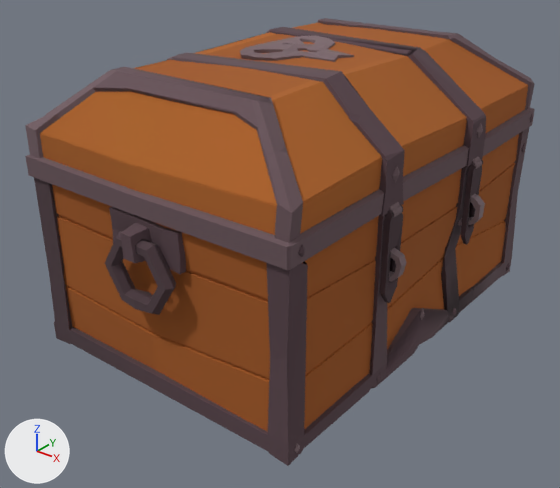
A saved change to the FBX model Assets/Models/Chest.fbx.
One viewpoint serves both versions: a 50 mm camera at (2.79, -3.73, 2.7) aimed at (0.0, -0.24, 0.54). Lighting does not change. The marker at lower left points along +X, +Y and +Z. Where no turn or scale is listed for an object, it has been applied to the vertices. Vertices at the same position are counted once.

The first picture shows 'Chest'.
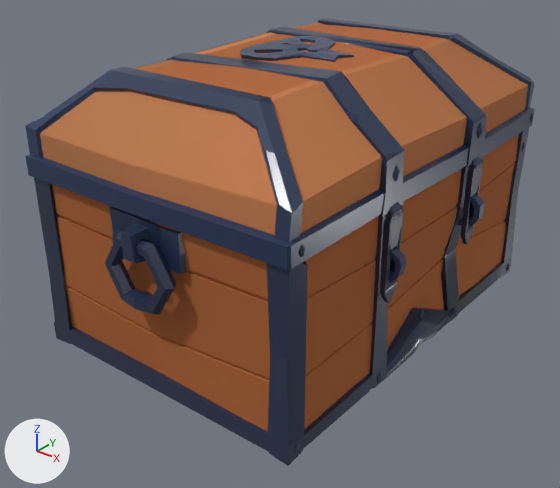
Location of each change, [x1, y1, x2, y2] in pixels of the pictures (560 x 488 px):
'Chest', surface changed
    both: [25, 18, 535, 466]

Patch to the scene script:
```diff
--- a/Assets/Models/Chest.fbx.py
+++ b/Assets/Models/Chest.fbx.py
@@ img_palette_emission_map_png @@
+img_palette_emission_map_png = load_image('palette_emission_map.png', '_unpacked/palette_emission_map.png', 2048, 2048, 'Non-Color')
@@ img_palette_roughness_map_png @@
+img_palette_roughness_map_png = load_image('palette_roughness_map.png', '_unpacked/palette_roughness_map.png', 2048, 2048, 'Non-Color')
@@ img_palette_color_map_png @@
+img_palette_color_map_png = load_image('palette_color_map.png', '_unpacked/palette_color_map.png', 2048, 2048, 'sRGB')
@@ mat_material_basic @@
 n0 = _N.new('ShaderNodeBsdfPrincipled'); n0.name = 'Principled BSDF'
-n0.inputs[2].default_value = 1.0  # 'Roughness'
 n1 = _N.new('ShaderNodeOutputMaterial'); n1.name = 'Material Output'
 n2 = _N.new('ShaderNodeTexImage'); n2.name = 'Image Texture'
-n2.image = img_palet_endless_extended_png
+n2.image = img_palette_color_map_png
+n3 = _N.new('ShaderNodeTexImage'); n3.name = 'Image Texture.001'
+n3.image = img_palette_roughness_map_png
+n4 = _N.new('ShaderNodeTexImage'); n4.name = 'Image Texture.002'
+n4.image = img_palette_emission_map_png
+n5 = _N.new('ShaderNodeTexImage'); n5.name = 'Image Texture.003'
+n5.image = img_palette_color_map_png
 _L.new(n2.outputs[0], n0.inputs[0])  # 'Color' to 'Base Color'
 _L.new(n0.outputs[0], n1.inputs[0])  # 'BSDF' to 'Surface'
+_L.new(n3.outputs[0], n0.inputs[2])  # 'Color' to 'Roughness'
+_L.new(n4.outputs[0], n0.inputs[28])  # 'Color' to 'Emission Strength'
+_L.new(n5.outputs[0], n0.inputs[27])  # 'Color' to 'Emission Color'
@@ me_cube_001 @@
 me_cube_001.from_pydata(...)  # 2341 vertices, 1769 faces; spans x -0.99..1.04, y -1.46..1.44, z 0.0..1.76
 # used by ob_chest; location = (0.0, 0.0, 0.0)
+# me_cube_001 part 1: texture (UV) coordinates of 1769 of 1769 faces, centred in x -0.99..1.03, y -1.46..1.44, z 0.01..1.75, changed; they spanned u 0.46..0.97, v 0.66..0.83 and now span u 0.21..0.24, v 0.28..0.6
 me_cube_001.materials.append(mat_material_basic)
```
